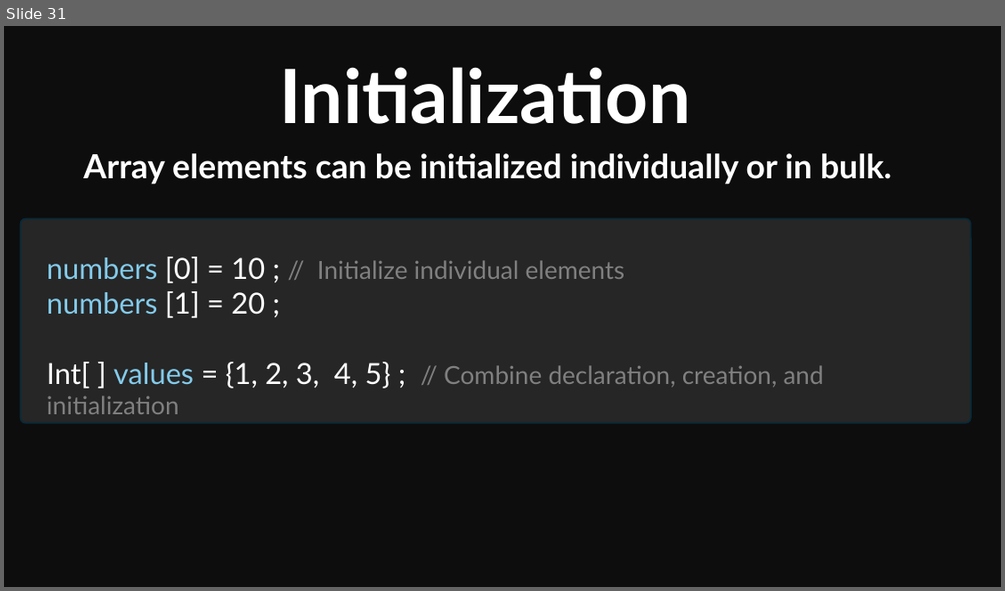
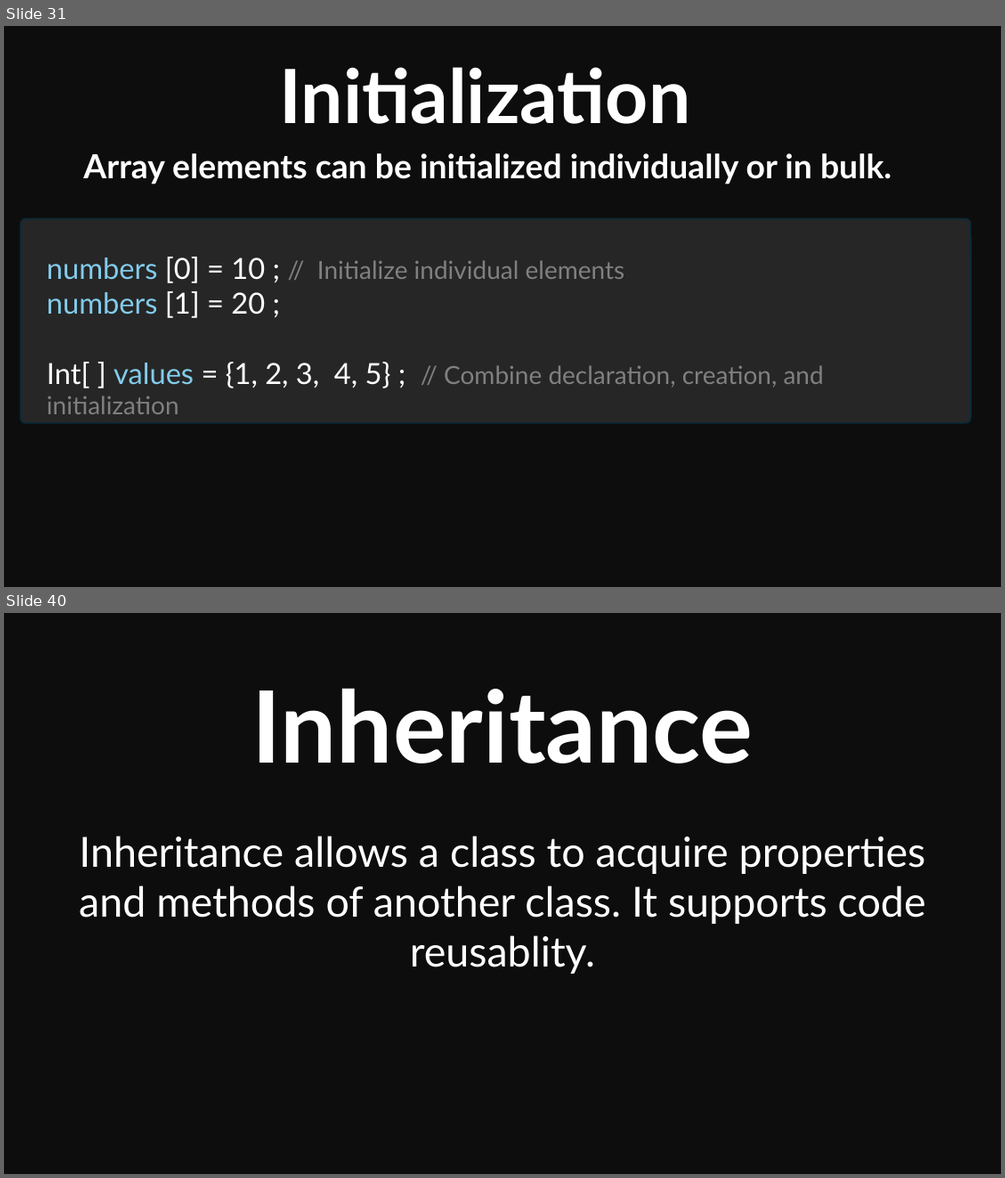
Before and after one commit to Mohitscodiclab/Java_Full_Course, a slide deck: JAVA.pptx. Shown one above the other, each under a label of ours: slide 31 before the commit, slides 31 and 40 after it; the slides between them are not shown. The pictures are 1005x591 and 1005x1178 pixels, drawn with LibreOffice and Linux fonts; fonts in the diff are those of the drawing. Boxes give left, top, right and bottom in pixels: in the first picture for what was removed or moved away, otherwise in the second. Text is boxed around its words. In the diff, an @@ line names an element or a change of style, - is before the commit and + after.

```diff
--- a/JAVA.pptx
+++ b/JAVA.pptx
@@ slide 40 added at [4, 613, 1001, 1174], background #0D0D0D @@
@@ text added at [251, 688, 752, 763], 96 pt, text #FFFFFF, bold @@
+Inheritance
@@ text added at [79, 835, 926, 973], 40 pt, text #FFFFFF @@
+Inheritance allows a class to acquire properties and methods of another class. It supports code reusablity.
```
Also in this commit, not shown: 17 other slides added, 34 other files.
